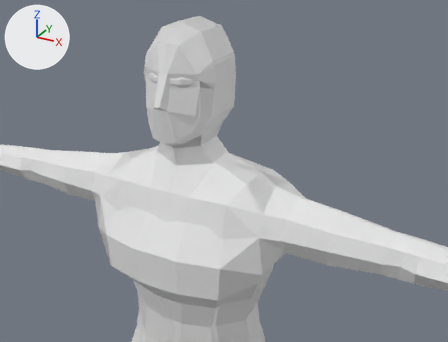
Before and after pictures for a commit that changed the FBX model Assets/GameObjects/Characters/Humans/PlayerCharacters/Person.fbx.
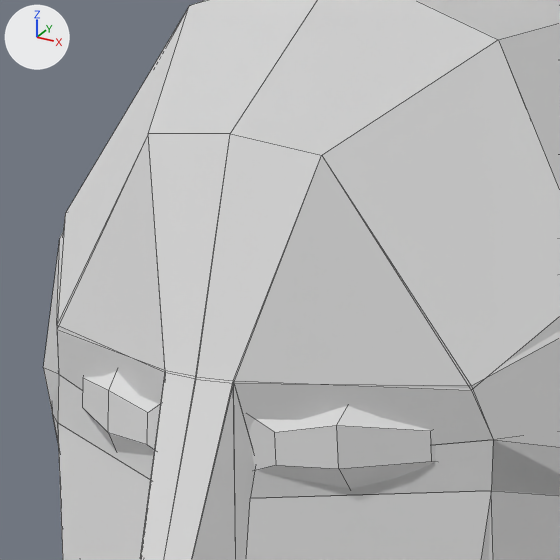
The first picture shows the older version from a 50 mm lens placed at (1.291, -1.82, 3.749), pointed at (0.263, 0.049, 2.814). The close-ups show both versions on the part from 31% to 46% of the width and 8% to 28% of the height of that picture. Lighting does not change. The marker at upper left points along +X, +Y and +Z. The close-ups show mesh edges as thin lines. Where no turn or scale is listed for an object, it has been applied to the vertices.

Before the edit, the objects in view are built like this:
```python
me_cube_003 = bpy.data.meshes.new('Cube.003')
me_cube_003.from_pydata(...)  # 689 vertices, 708 faces; spans x -1.76..1.76, y -0.12..0.55, z -0.02..3.43
me_cube_007 = bpy.data.meshes.new('Cube.007')
me_cube_007.from_pydata(...)  # 24 vertices, 16 faces; spans x -0.119..0.119, y 0.059..0.136, z 3.195..3.25
me_cube_007.materials.append(mat_material_001)  # its picture is missing
me_cube_008 = bpy.data.meshes.new('Cube.008')
me_cube_008.from_pydata(...)  # 689 vertices, 708 faces; spans x -1.76..1.76, y -0.12..0.54, z -0.02..3.43
ob_eyes = bpy.data.objects.new('Eyes', me_cube_007)
ob_eyes.location = (0.0, 0.0, -0.1034)
ob_female = bpy.data.objects.new('Female', me_cube_008)
ob_female.location = (0.0, 0.0, -0.1034)
ob_male = bpy.data.objects.new('Male', me_cube_003)
ob_male.location = (0.0, 0.0, -0.1034)
```
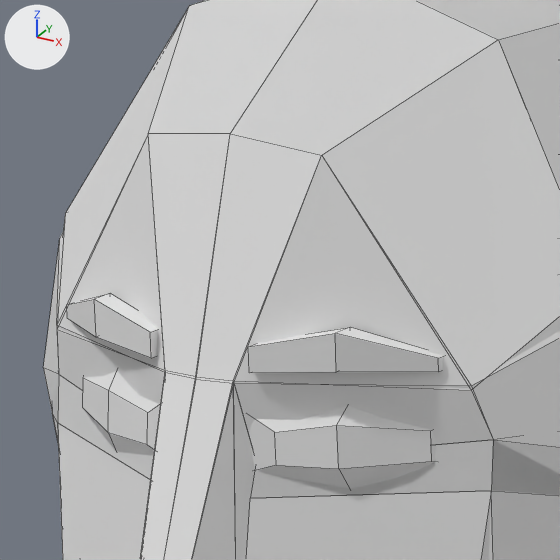
What differs and where, as boxes (x1, y1, x2, y2) in the close-ups (560 x 560 px):
'Eyebrows', added
    after: (67, 294, 443, 373)

The change in detail:
Mesh me_cube_009 is new.
It has 24 vertices, 20 faces and spans x -0.105..0.105, y 0.058..0.106, z 3.253..3.274.
Object 'Eyebrows' (ob_eyebrows) is new; it shows me_cube_009.
Its location is (0.0, 0.0, -0.0951).
